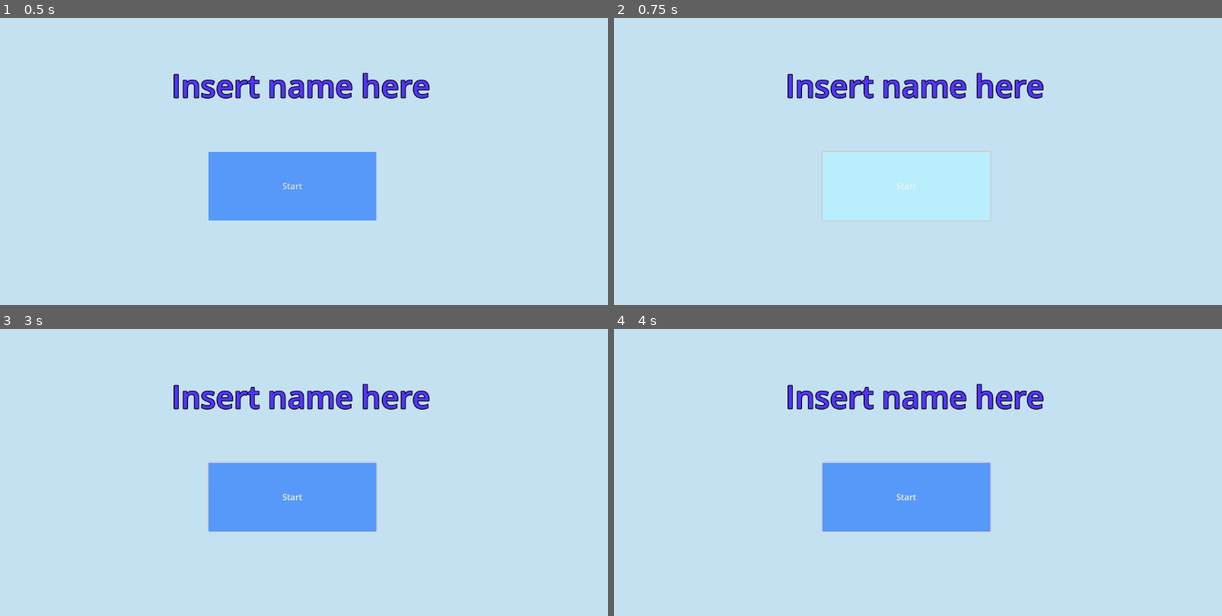
Above: before the commit, frames 1-4 (two rows, left to right).
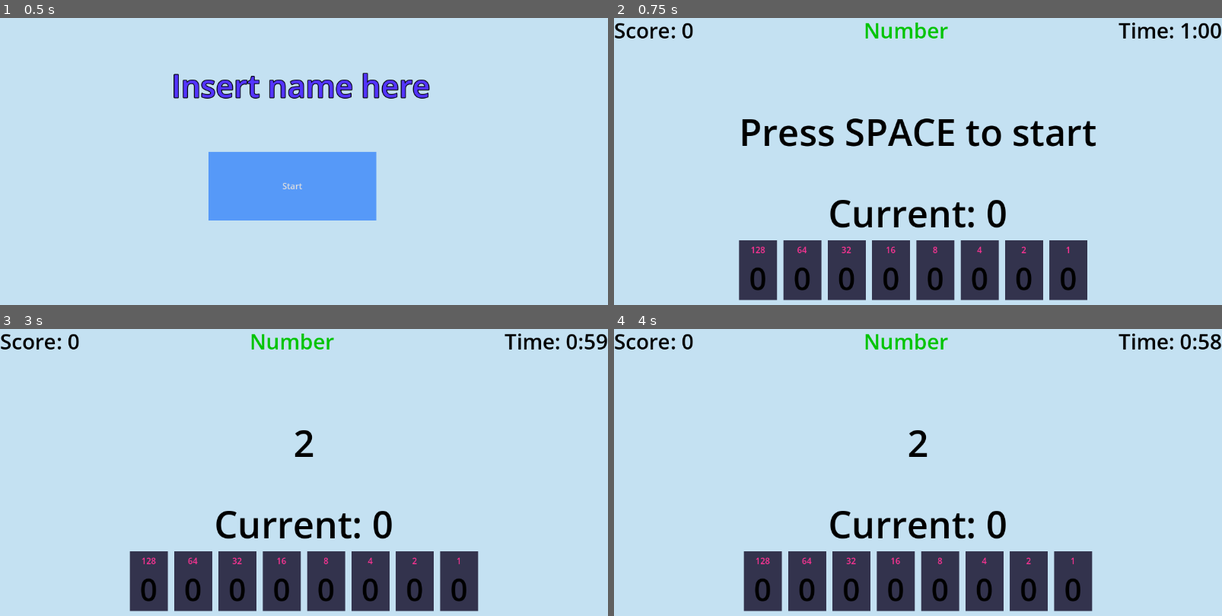
Above: after the commit, the same moments.

Repository: syddddddd/COMP4900_Project2
Game: Godot game, scene res://HomePage.tscn
Same seed, same stepped clock (60 frames per second), same inputs: the game is played once before the commit and once after it.
Inputs (mouse positions are in pixels of both pictures, inside the frame that each line leads up to):
- Up to frame 1 (0.5 s): no input
- Up to frame 2 (0.75 s): click "Start" at 0.5 s
- Up to frame 3 (3 s): click (291, 498) at 1.25 s, where only the run before the commit has a clickable "Start"; click (291, 498) at 2 s, where only the run before the commit has a clickable "Start"; tap Space at 2.75 s; move the mouse to (437, 481) at 2.77 s; click (437, 481) at 2.92 s
- Up to frame 4 (4 s): tap Enter (ui_accept) at 3.02, 3.5, 3.77 s; move the mouse to (796, 515) at 3.52 s; click (796, 515) at 3.67 s

Frame 1 is identical in both runs. In frame 2, 17% of the frame differs, in the area x 0-100%, y 1-99%; in frame 3, 21%; in frame 4, 21%.

Commit message:
HomePage connects to Game

Diff:
--- a/project-2-comp-49000/start_button.gd
+++ b/project-2-comp-49000/start_button.gd
@@ -6,3 +6,4 @@
 
 func _on_pressed() -> void:
 	print("Start Button pressed")
+	get_tree().change_scene_to_file("res://Game.tscn")
